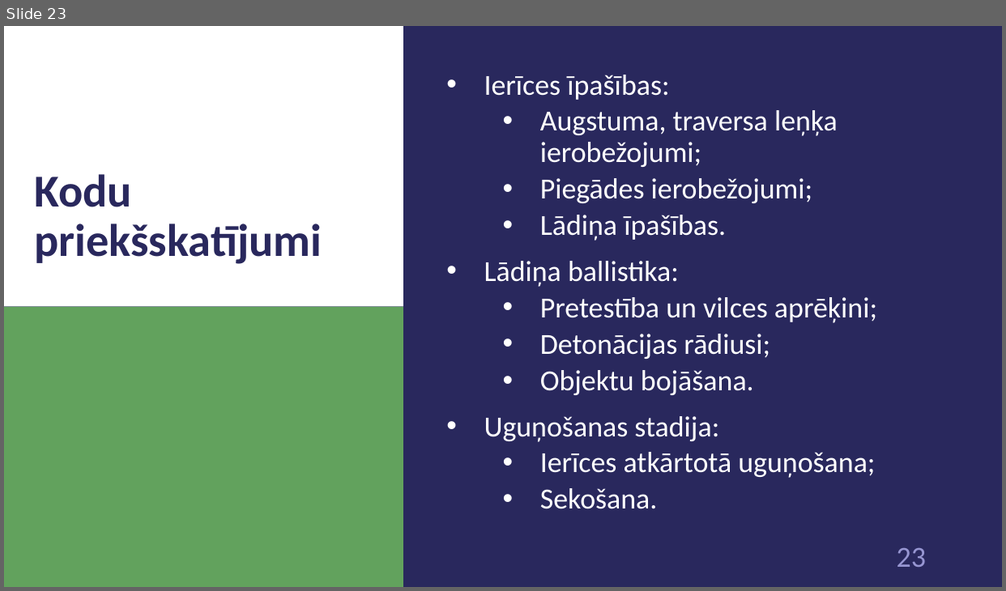
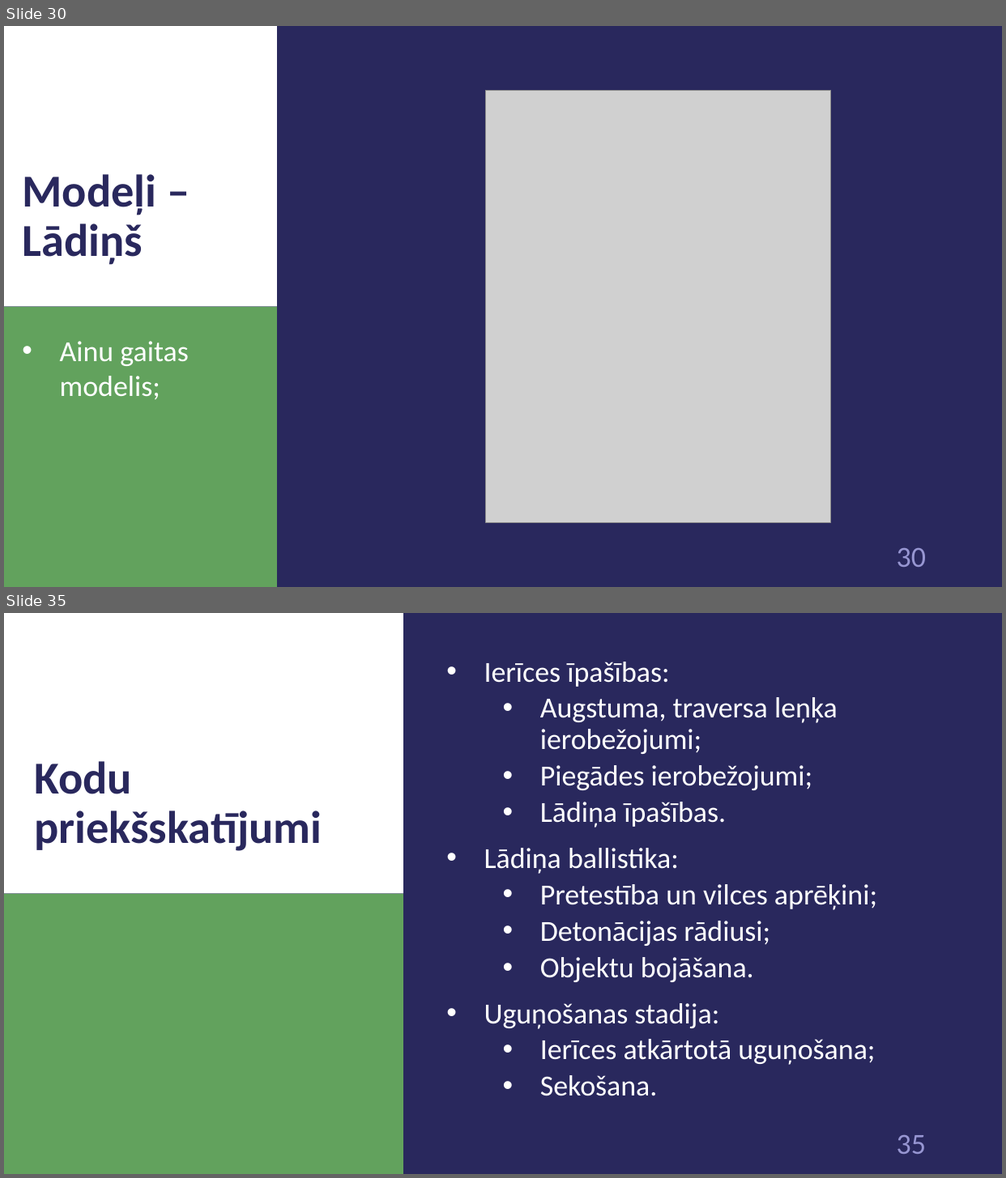
Before and after one commit to 1ivyatan/drumstalotajs, a slide deck: Documentation/Prezentācija.pptx. Shown one above the other, each under a label of ours: slide 23 before the commit, slides 30 and 35 after it; the slides between them are not shown. The pictures are 1006x591 and 1006x1178 pixels, drawn with LibreOffice and Linux fonts; fonts in the diff are those of the drawing; grey boxes stand for pictures. Boxes give left, top, right and bottom in pixels: in the first picture for what was removed or moved away, otherwise in the second. Text is boxed around its words. In the diff, an @@ line names an element or a change of style, - is before the commit and + after.

Commit message:
add model images

```diff
--- a/Documentation/Prezentācija.pptx
+++ b/Documentation/Prezentācija.pptx
@@ slide 30 added at [4,26,1002,587], background #29285D; not listed: 1 template element that a slide beside it also shows @@
@@ rectangle added at [4,26,277,307], fill #FFFFFF @@
@@ picture added at [486,90,831,524] @@
@@ title added at [22,174,156,265], 44 pt, text #29285D, bold @@
+Modeļi – Lādiņš
@@ rectangle added at [4,307,277,587], fill #62A25D @@
@@ text added at [60,341,188,400], 28 pt, text #FFFFFF @@
+• Ainu gaitas modelis;
@@ what was slide 23 is now slide 35 @@
@@ page number at [897,1135,926,1154]: text changed @@
-23
+35
```
Also in this commit, not shown: 4 slides changed, 12 other slides added, 1 slide removed.
